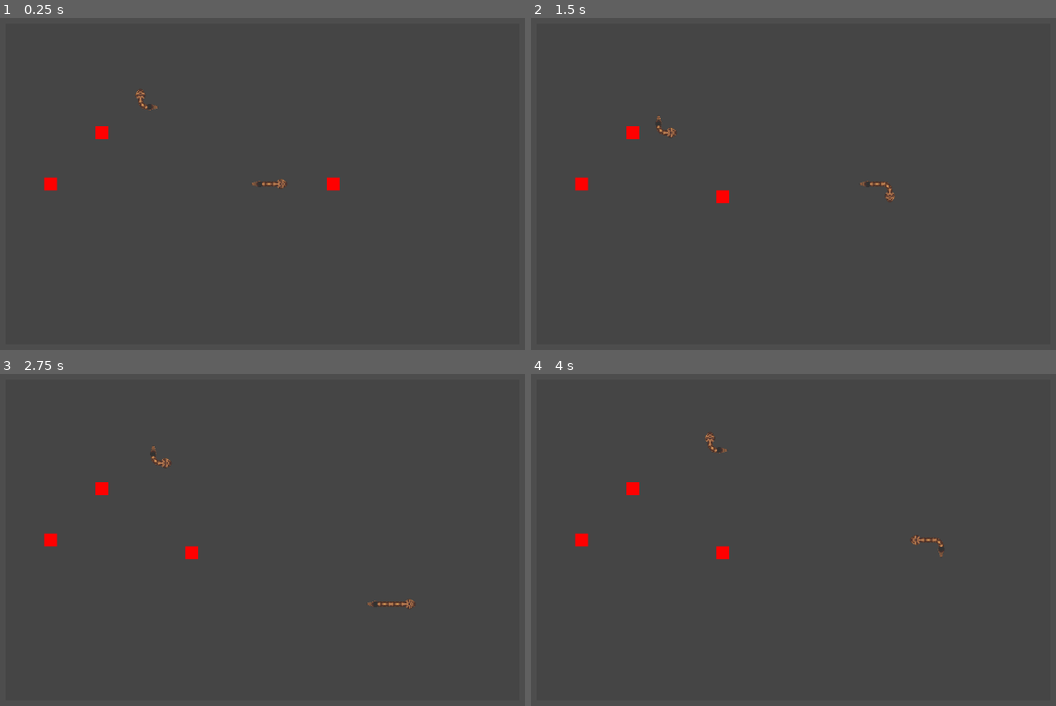
Above: before the commit, frames 1-4 (two rows, left to right).
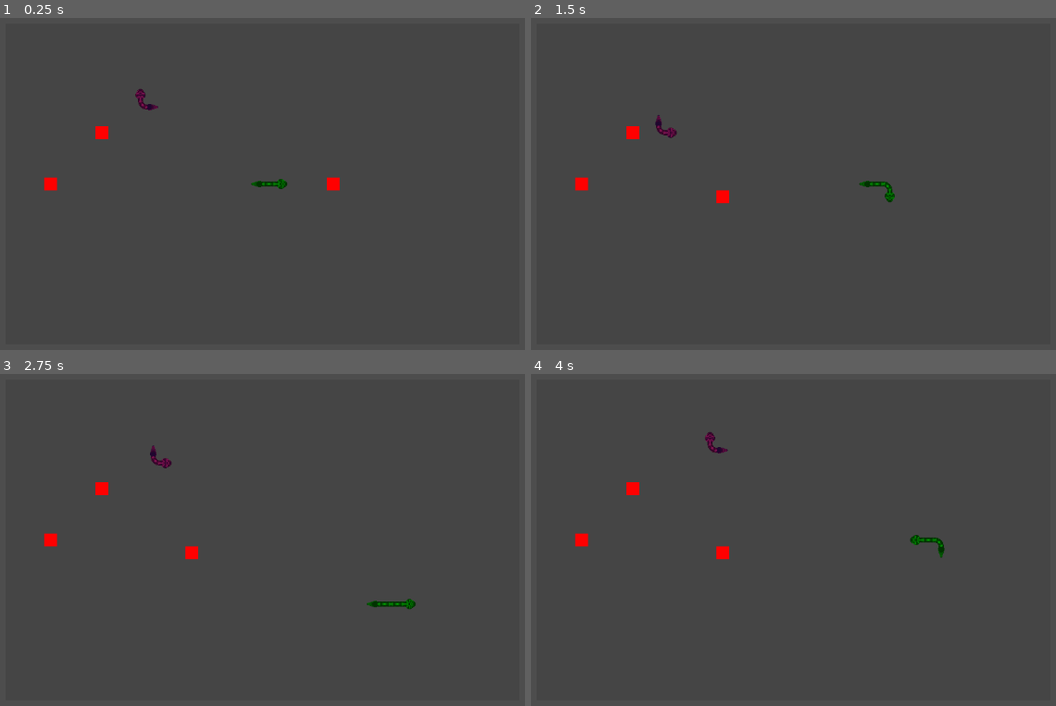
Above: after the commit, the same moments.

Repository: DvirKomlosh/snake
Game: Godot game, scene res://scenes/MainGame.tscn
Two runs of this game, one before a commit and one after it. Both use one fixed random seed, a clock stepped at 60 frames per second and the inputs below.
Inputs:
- Up to frame 1 (0.25 s): no input
- Up to frame 2 (1.5 s): hold Right (ui_right) 0.53-1.28 s; hold Down (ui_down) from 1.28 s (still down)
- Up to frame 3 (2.75 s): tap Enter at 2 s; release Down (ui_down) at 2.03 s; hold Right (ui_right) from 2.03 s (still down)
- Up to frame 4 (4 s): release Right (ui_right) at 2.78 s; hold Up (ui_up) 2.78-3.53 s; hold Left (ui_left) from 3.53 s (still down)

The runs differ from the first frame. In frame 1, 0.2% of the frame differs, in the area x 25-55%, y 21-52%; in frame 2, 0.3%; in frame 3, 0.3%, in the area x 28-80%, y 21-71%; in frame 4, 0.3%.

Commit message:
Add snake colors

Diff:
--- a/snake/scripts/EnemySnake.gd
+++ b/snake/scripts/EnemySnake.gd
@@ -9,7 +9,6 @@
 
 
 func _ready() -> void:
-	head_color = Color.WEB_PURPLE
 	body_color = Color.PURPLE
 	# Start with a random direction
 	current_direction = [Vector2i(1, 0), Vector2i(-1, 0), Vector2i(0, 1), Vector2i(0, -1)].pick_random()
--- a/snake/scripts/GameConfig.gd
+++ b/snake/scripts/GameConfig.gd
@@ -18,7 +18,6 @@
 
 # Colors
 const GRID_COLOR = Color(0.2, 0.2, 0.2, 0.3)
-const SNAKE_HEAD_COLOR = Color.GREEN
 const SNAKE_BODY_COLOR = Color.DARK_GREEN
 const APPLE_COLOR = Color.RED
 
--- a/snake/scripts/Snake.gd
+++ b/snake/scripts/Snake.gd
@@ -16,7 +16,6 @@
 var head_position: Vector2i
 var tail_position: Vector2i
 
-var head_color: Color = Color.DARK_GREEN
 var body_color: Color = Color.GREEN
 
 var should_grow: bool = false
@@ -128,6 +127,7 @@
 				if (forward_direction - backward_direction + 360) % 360 == 270:
 					segment.flip_h = true
 		segment.pivot_offset = Vector2(CELL_SIZE / 2, CELL_SIZE / 2)
+		segment.modulate = body_color
 		body_node.add_child(segment)
 		segment.stretch_mode = TextureRect.STRETCH_SCALE
 		segment.set_expand_mode(TextureRect.EXPAND_IGNORE_SIZE)
